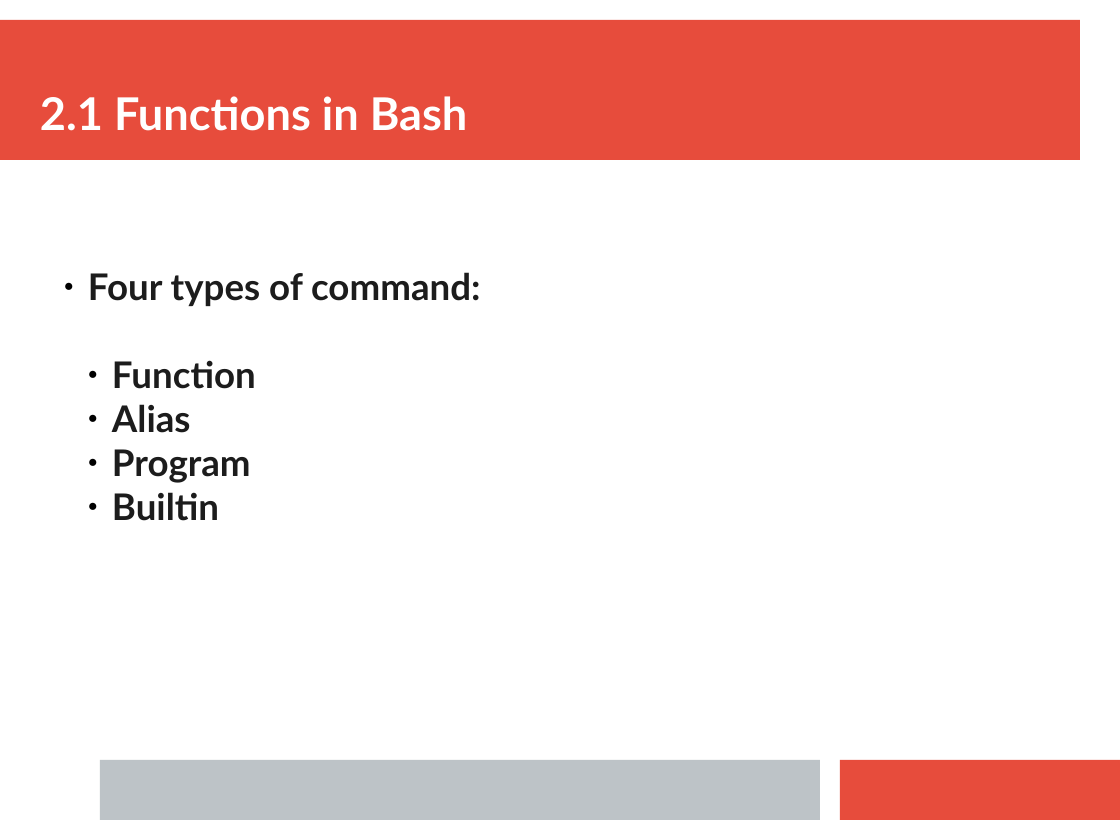
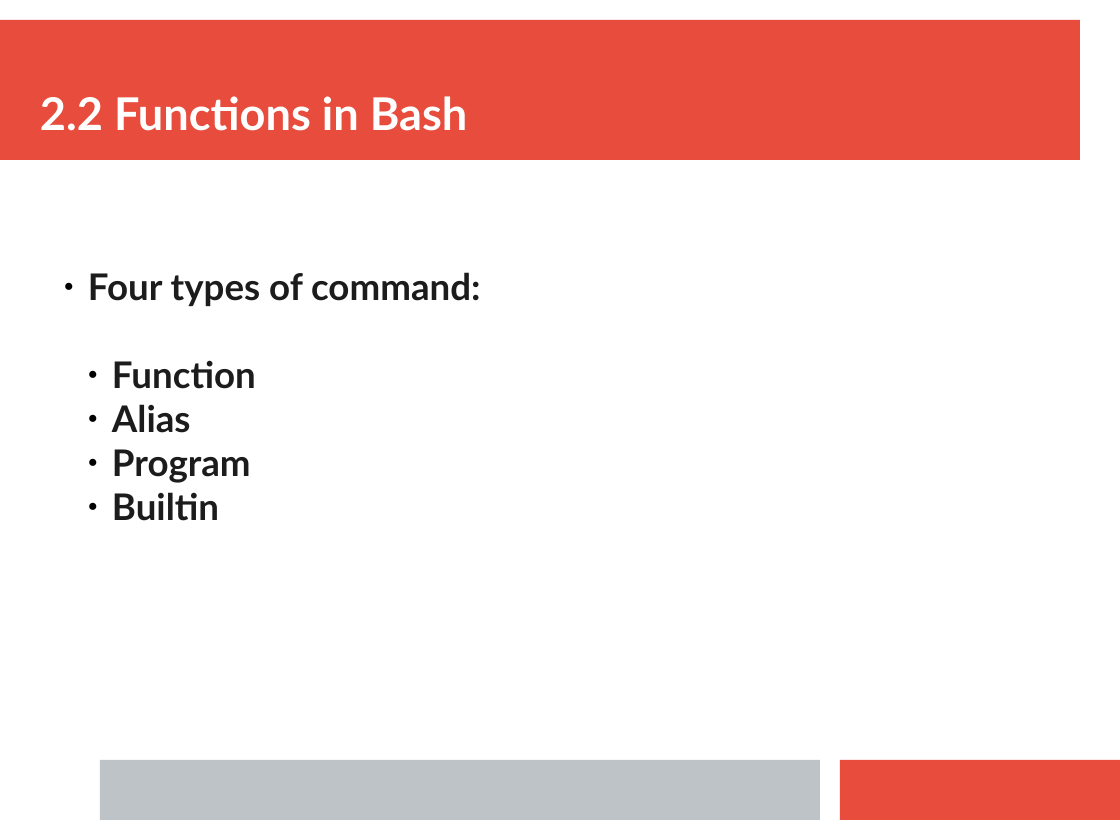
Before and after one commit to ianmiell/introduction-to-bash, a slide deck: slide 45 of slides/introduction_to_bash.pptx (slide 43 before the commit). Drawn at 1120x840 pixels with LibreOffice and Linux fonts; fonts in the diff are those of the drawing. Boxes give left, top, right and bottom in pixels: in the first picture for what was removed or moved away, otherwise in the second. Text is boxed around its words. In the diff, an @@ line names an element or a change of style, - is before the commit and + after.

```diff
--- a/slides/introduction_to_bash.pptx
+++ b/slides/introduction_to_bash.pptx
@@ text at (40, 96, 468, 131): text changed @@
-2.1 Functions in Bash
+2.2 Functions in Bash
```
Also in this commit, not shown: 13 other slides changed, 1 slide added, 8 slides removed, 1 other file.
